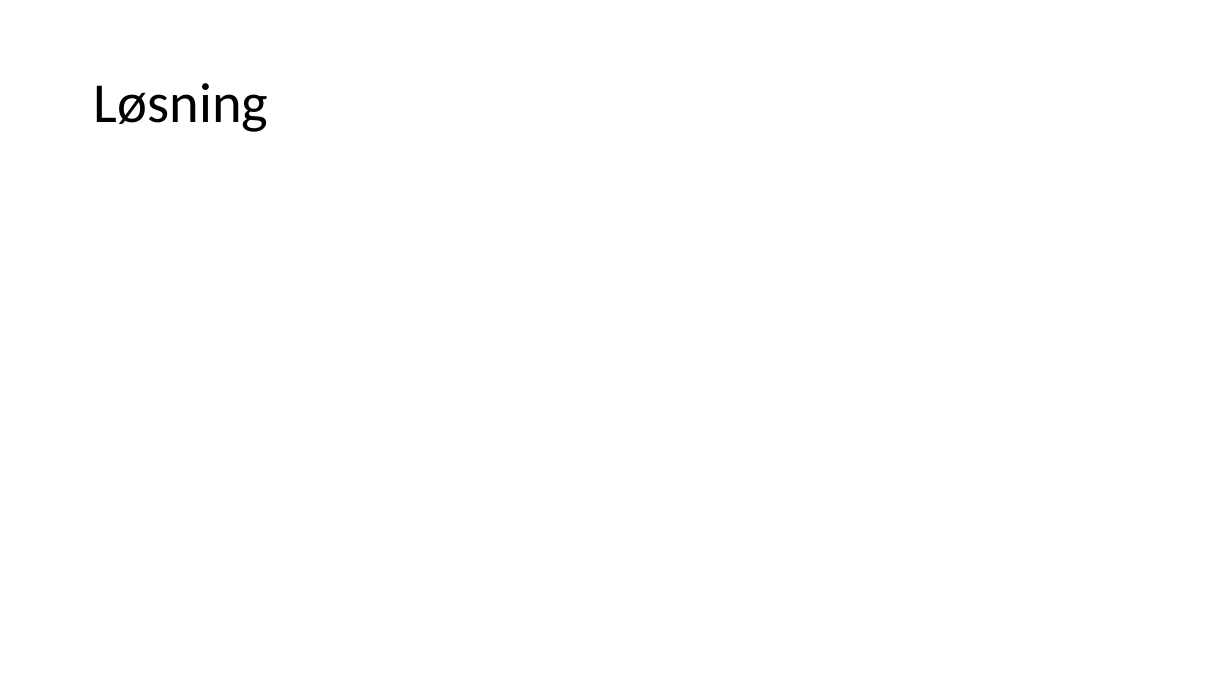
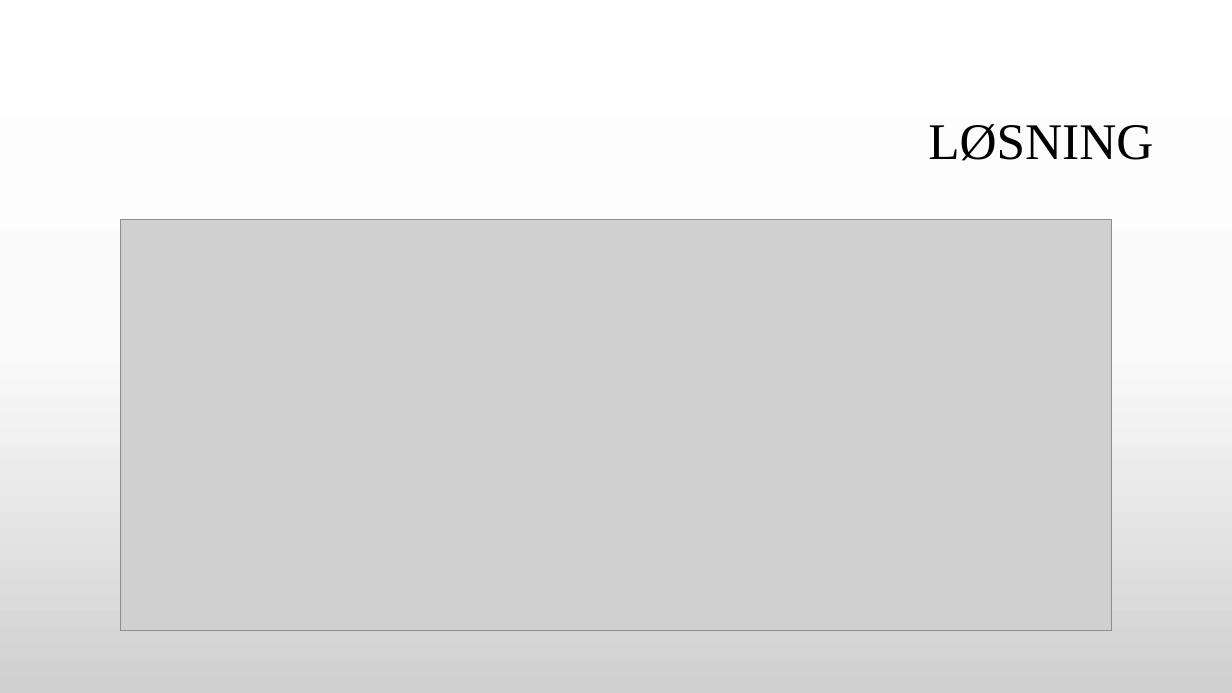
Before and after one commit to GitDeveloperBel/Kafka, a slide deck: slide 4 of presentation.pptx. Drawn at 1232x693 pixels with LibreOffice and Linux fonts; fonts in the diff are those of the drawing; grey boxes stand for pictures; background and template pictures are left out. Boxes give left, top, right and bottom in pixels: in the first picture for what was removed or moved away, otherwise in the second. Text is boxed around its words. In the diff, an @@ line names an element or a change of style, - is before the commit and + after.

Commit message:
code and presentation updates

```diff
--- a/presentation.pptx
+++ b/presentation.pptx
@@ background #FFFFFF to gradient #FFFFFF to #FBFBFB to #D1D1D1 @@
@@ title at <box>928,124,1153,161</box>: text changed; size 44 to 40 pt; font Calibri to Times New Roman @@
-Løsning
+LØSNING
@@ picture added at <box>121,219,1112,630</box> @@
```
Also in this commit, not shown: 1 other slide changed, 20 slides added, 5 slides removed, 18 other files.
